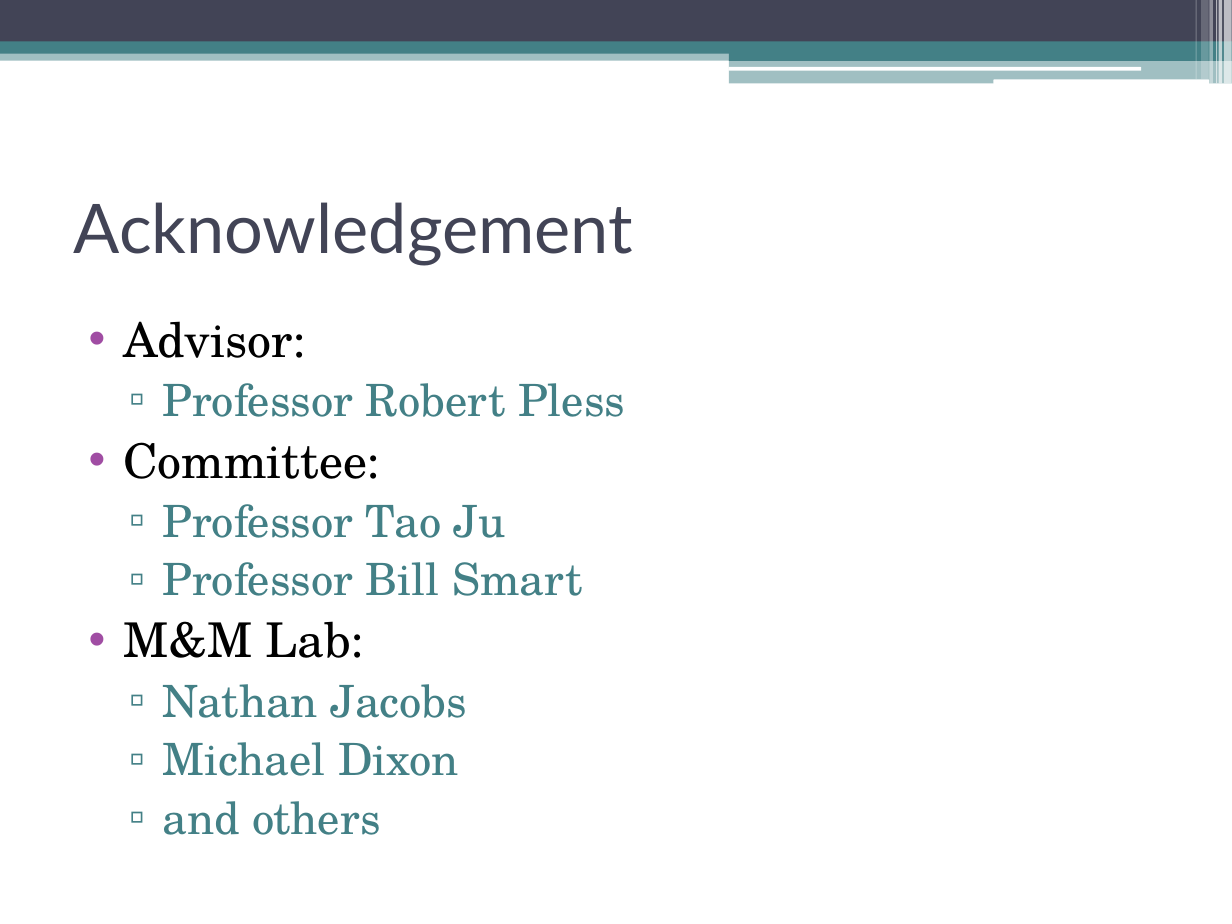
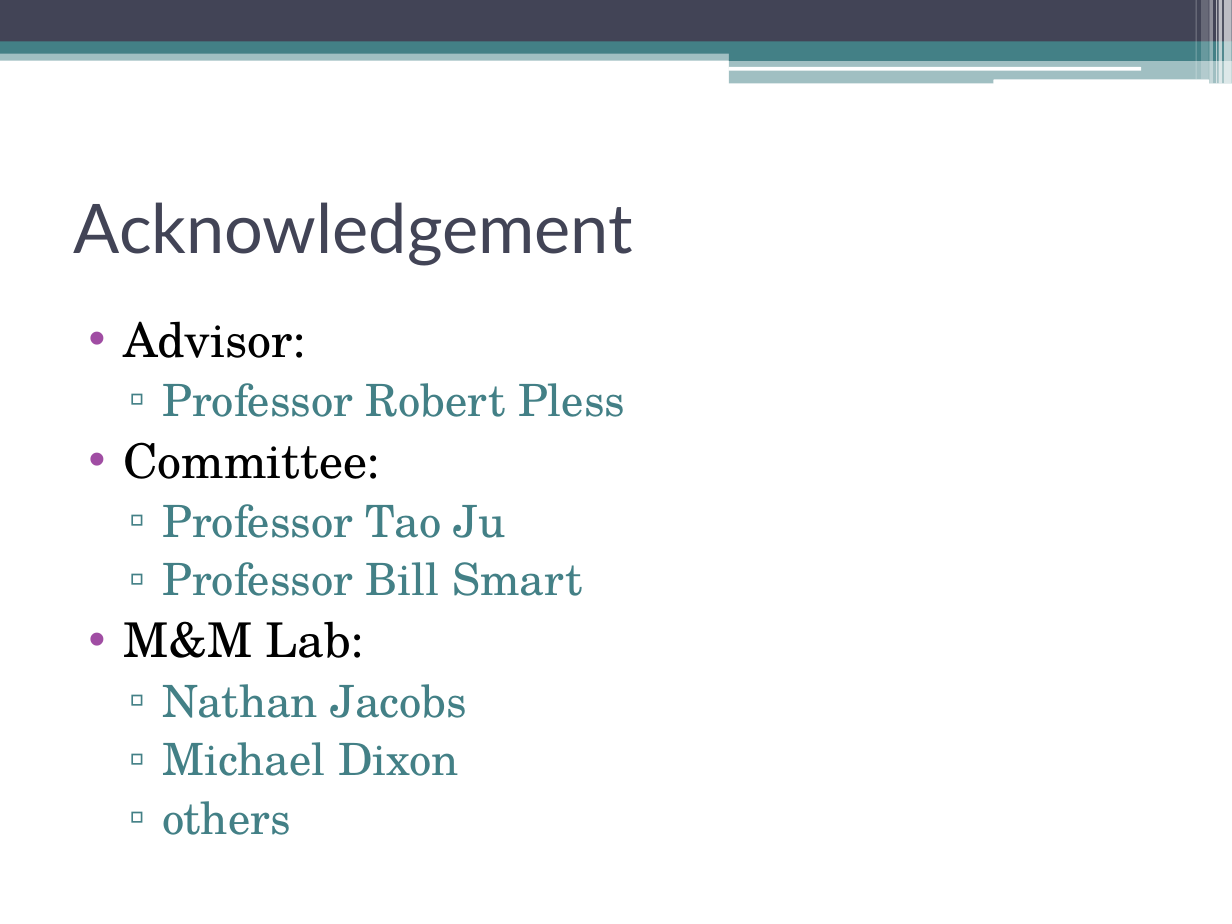
Before and after one commit to dyross/davidrossmastersproject, a slide deck: slide 2 of mastersProject/presentation/visualizationToolsForWebcams.pptx. Drawn at 1232x924 pixels with LibreOffice and Linux fonts; fonts in the diff are those of the drawing. Boxes give left, top, right and bottom in pixels: in the first picture for what was removed or moved away, otherwise in the second. Text is boxed around its words. In the diff, an @@ line names an element or a change of style, - is before the commit and + after.

```diff
--- a/mastersProject/presentation/visualizationToolsForWebcams.pptx
+++ b/mastersProject/presentation/visualizationToolsForWebcams.pptx
@@ text at (162,801,290,835): text changed @@
-  ▫ and others
+  ▫ others
```
Also in this commit, not shown: 3 other slides changed, 3 slides added.
